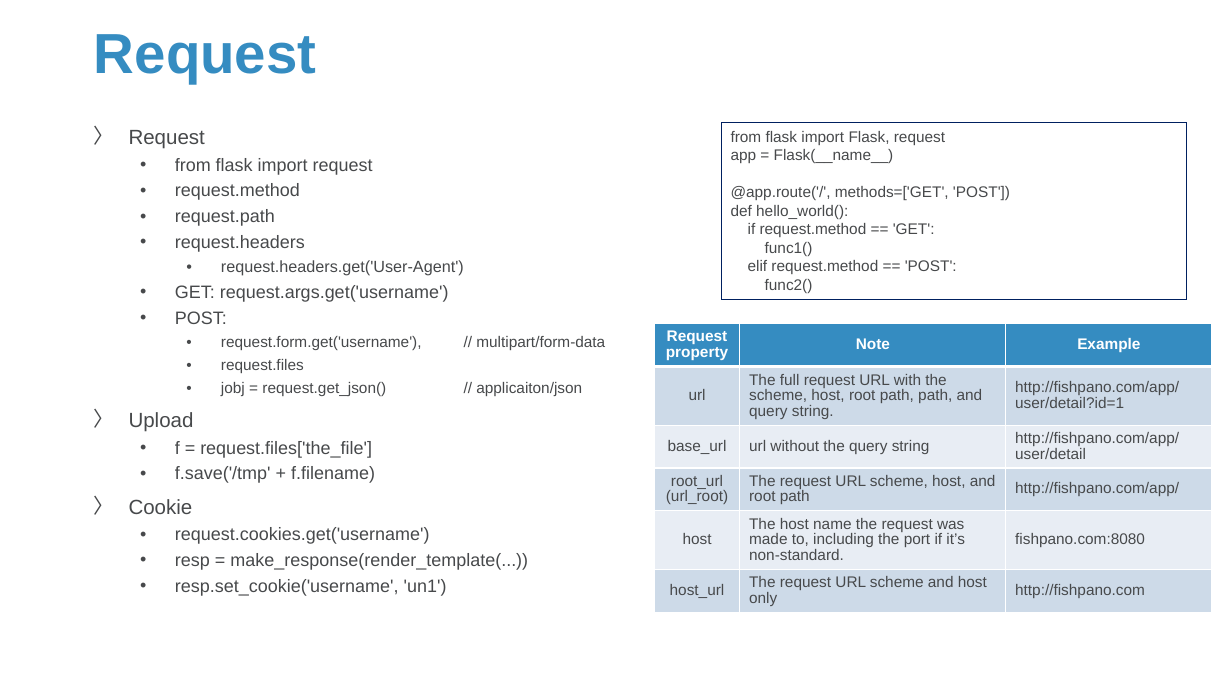
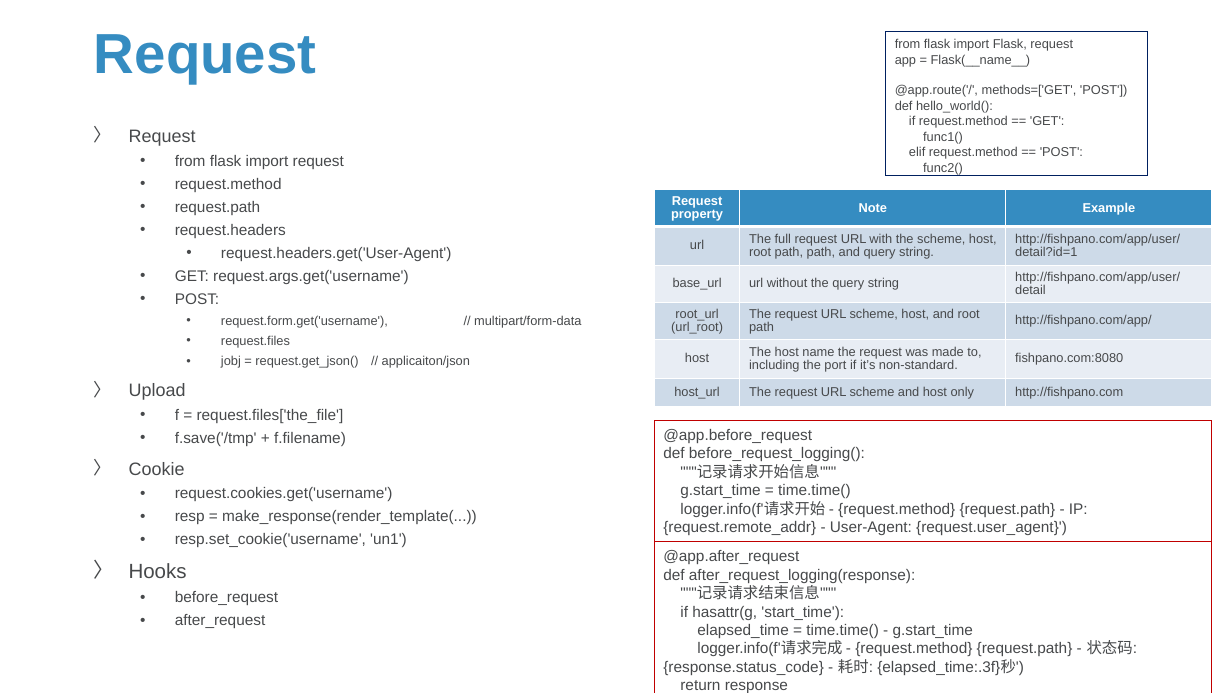
Before and after one commit to Sparks-Lu/TechNotes, a slide deck: slide 8 of Web/Flask-Notes.pptx (slide 5 before the commit). Drawn at 1232x693 pixels with LibreOffice and Linux fonts; fonts in the diff are those of the drawing; background and template pictures are left out. Boxes give left, top, right and bottom in pixels: in the first picture for what was removed or moved away, otherwise in the second. Text is boxed around its words. In the diff, an @@ line names an element or a change of style, - is before the commit and + after.

```diff
--- a/Web/Flask-Notes.pptx
+++ b/Web/Flask-Notes.pptx
@@ rectangle "from flask import Flask, request": place and size @@
-rectangle "from flask import Flask, request" at [722,122,1187,299]
+rectangle "from flask import Flask, request" at [886,31,1148,176]
@@ rectangle "from flask import Flask, request" at [886,31,1148,176]: size 12 to 10 pt @@
@@ text at [129,129,477,547]: size 16 to 14 pt in "Request", "Upload", "Cookie"; size 14 to 12 pt in "from flask import request", "request.method", "request.path", "request.headers" and 7 more places; size 12.6 to 12 pt in "request.headers.get('User-Agent')"; size 12 to 10 pt in "request.form.get('username'), // multipart/form-data", "request.files", "jobj = request.get_json() // applicaiton/json" @@
@@ table at [654,189,1213,406] @@
@@ size 12 to 10 pt @@
@@ table: place and size @@
-table at [654,323,1213,612]
+table at [654,189,1213,406]
@@ rectangle added at [654,421,1213,542], outline #C00000 0.75 pt, 12 pt, text #47494B @@
+@app.before_request
+def before_request_logging():
+"""记录请求开始信息"""
+g.start_time = time.time()
+logger.info(f'请求开始 - {request.method} {request.path} - IP: {request.remote_addr} - User-Agent: {request.user_agent}')
@@ text at [129,563,278,628]: paragraphs added @@
+〉 Hooks
+  • before_request
+  • after_request
@@ rectangle added at [654,542,1213,693], outline #C00000 0.75 pt, 12 pt, text #47494B @@
+@app.after_request
+def after_request_logging(response):
+"""记录请求结束信息"""
+if hasattr(g, 'start_time'):
+elapsed_time = time.time() - g.start_time
+logger.info(f'请求完成 - {request.method} {request.path} - 状态码: {response.status_code} - 耗时: {elapsed_time:.3f}秒')
+return response
```
Also in this commit, not shown: 10 other slides changed, 12 slides added, 4 slides removed, 16 other files.
